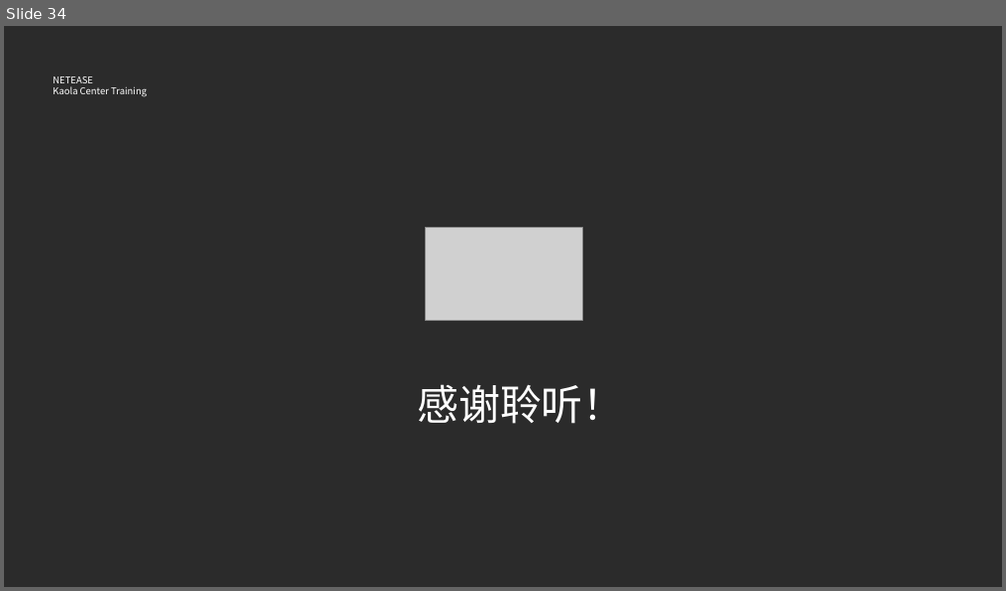
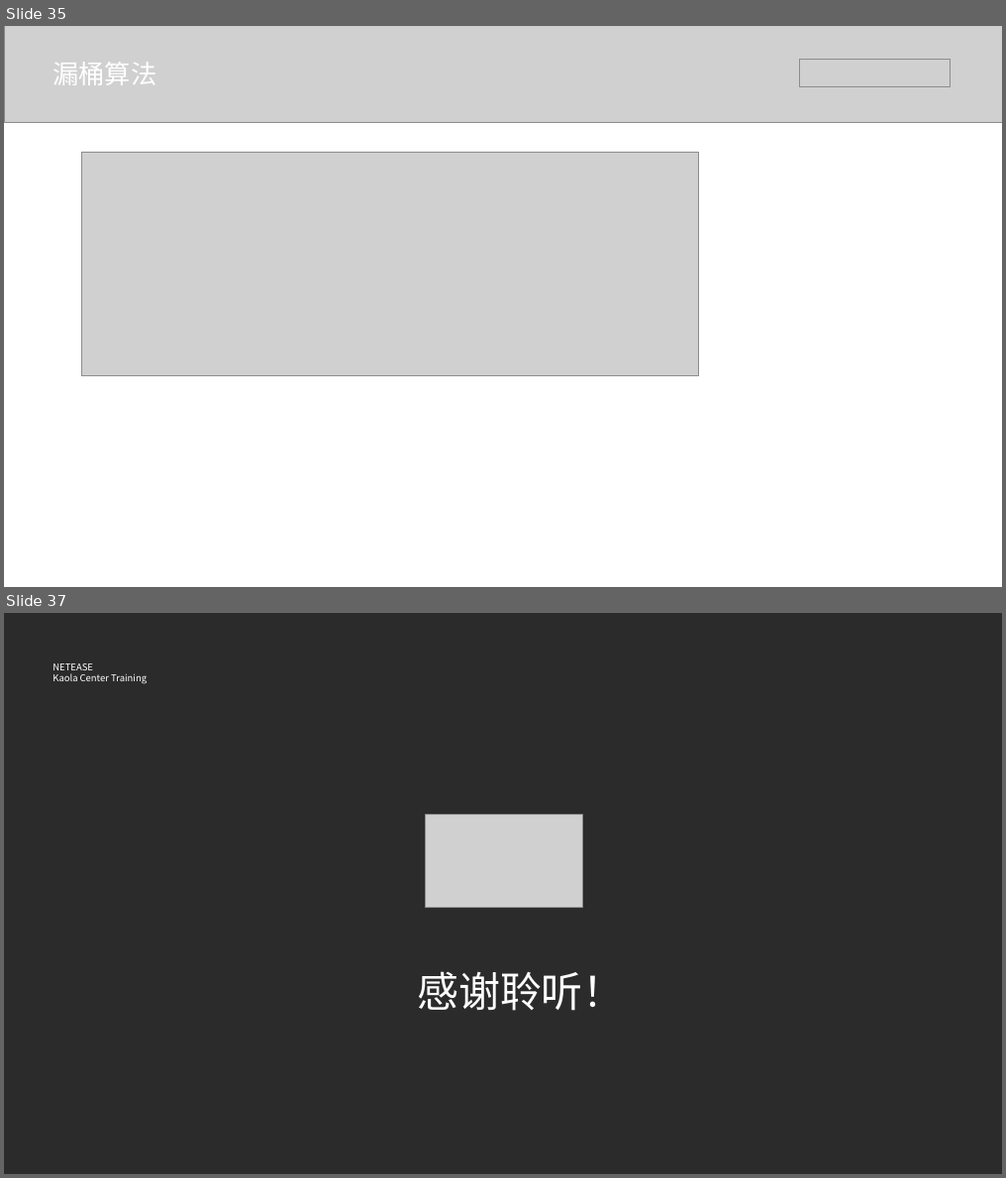
Before and after one commit to BraveMing/transfer-station, a slide deck: Sentinel基本原理.pptx. Shown one above the other, each under a label of ours: slide 34 before the commit, slides 35 and 37 after it; the slides between them are not shown. The pictures are 1006x591 and 1006x1178 pixels, drawn with LibreOffice and Linux fonts; fonts in the diff are those of the drawing; grey boxes stand for pictures; background and template pictures are left out; a plain dark background stands for a picture behind light text. Boxes give left, top, right and bottom in pixels: in the first picture for what was removed or moved away, otherwise in the second. Text is boxed around its words. In the diff, an @@ line names an element or a change of style, - is before the commit and + after.

```diff
--- a/Sentinel基本原理.pptx
+++ b/Sentinel基本原理.pptx
@@ slide 35 added at [4,26,1002,587], background #FFFFFF @@
@@ picture added at [4,26,1002,123] @@
@@ text added at [53,62,156,85], 25 pt, text #FFFFFF @@
+漏桶算法
@@ picture added at [800,60,950,87] @@
@@ picture added at [81,152,699,376] @@
@@ what was slide 34 is now slide 37 @@
```
Also in this commit, not shown: 2 other slides added.
